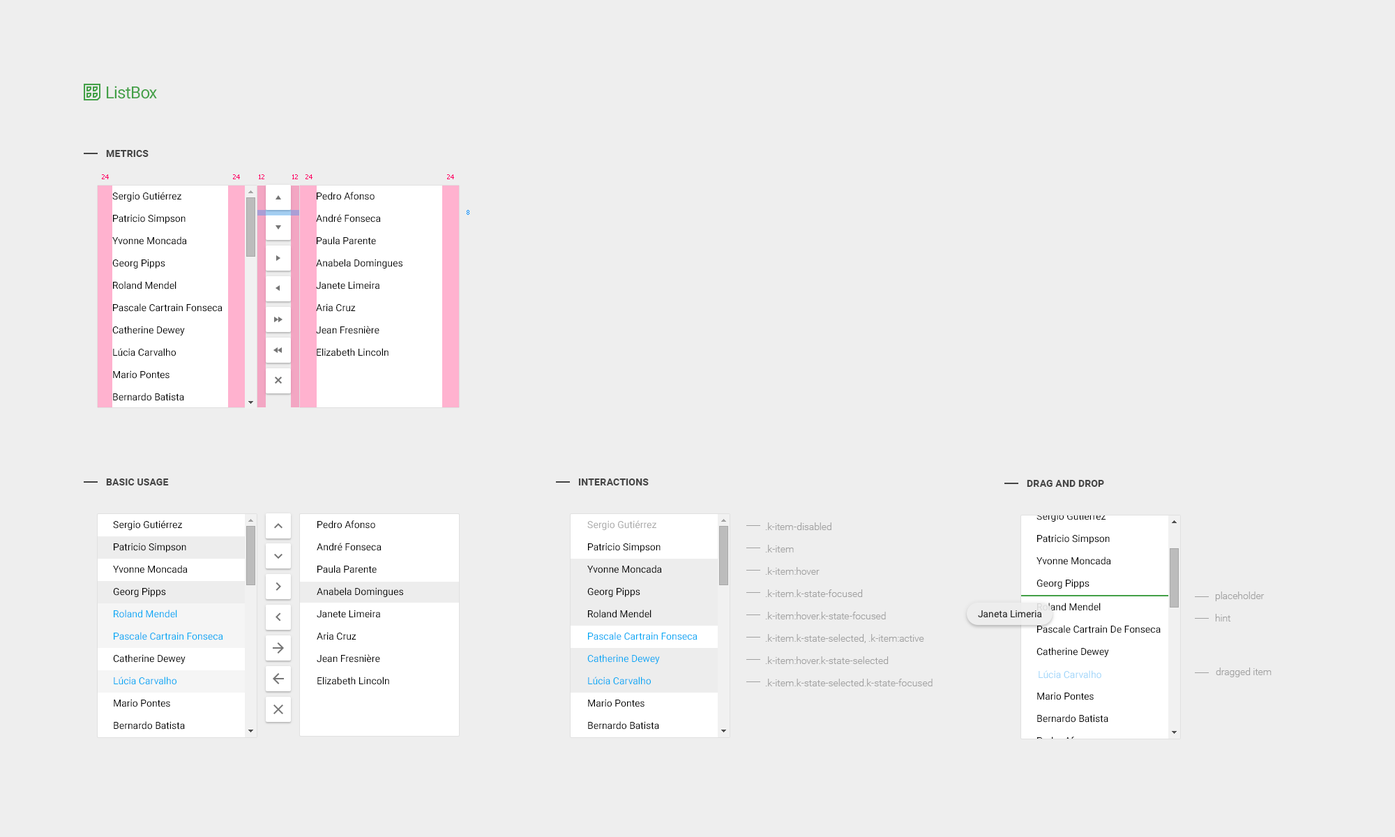
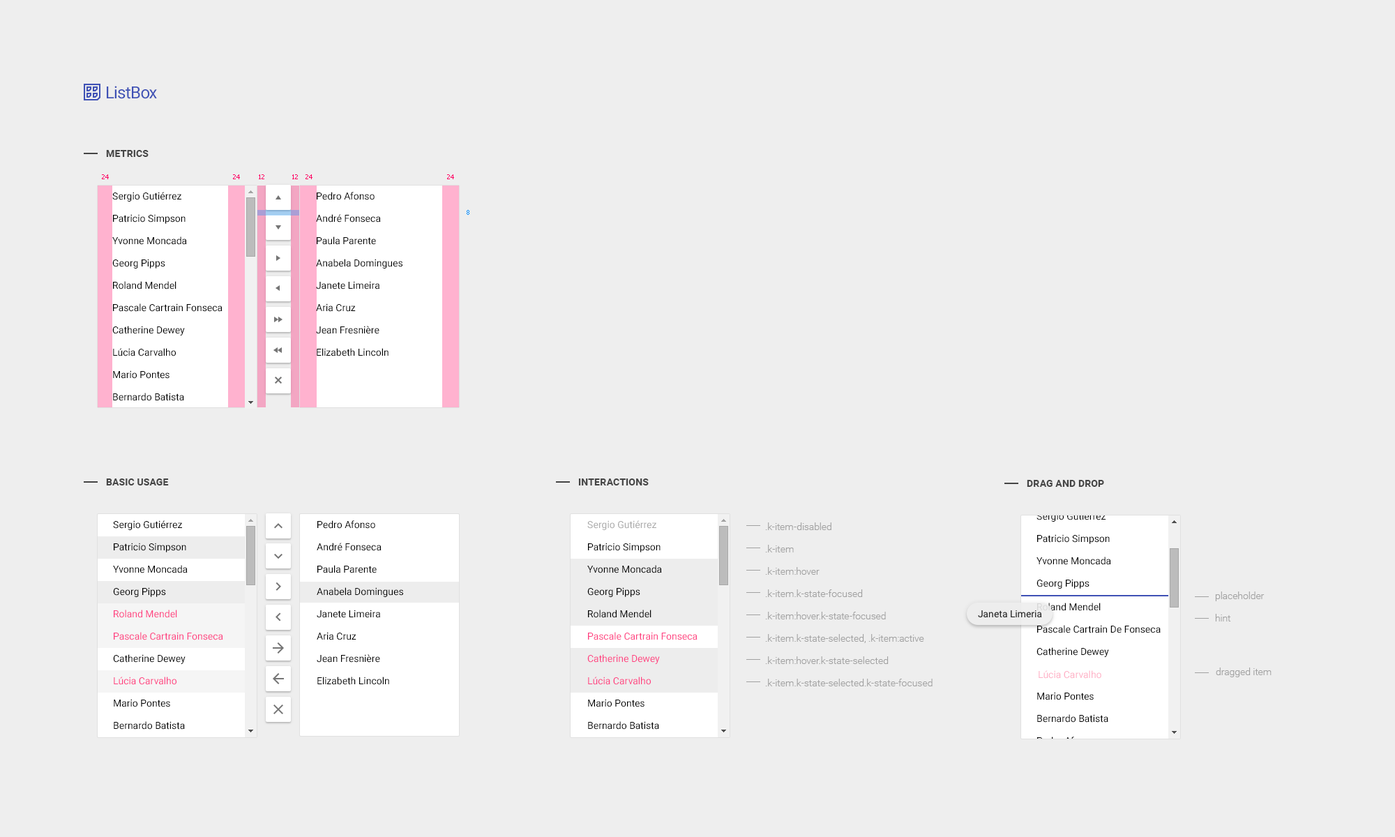
Two versions of the same layered image (1395 x 837). Layer-by-layer changes:
painted on "ListBox" over [106, 85, 157, 100]
painted on "Sergio Gutiérrez Patricio Simpson Yvonne Moncada Georg Pipps R" (1st of 3, in "Basic-Usage" › "listbox1") over [113, 609, 224, 685]
painted on "Patricio Simpson Yvonne Moncada Georg Pipps Roland Mendel Pas" over [587, 631, 698, 685]
painted on "Lúcia Carvalho" over [1038, 670, 1102, 679]
painted on "selected" (22nd of 22, in "Drag and Drop" › "listbox1") over [1021, 594, 1169, 597]
